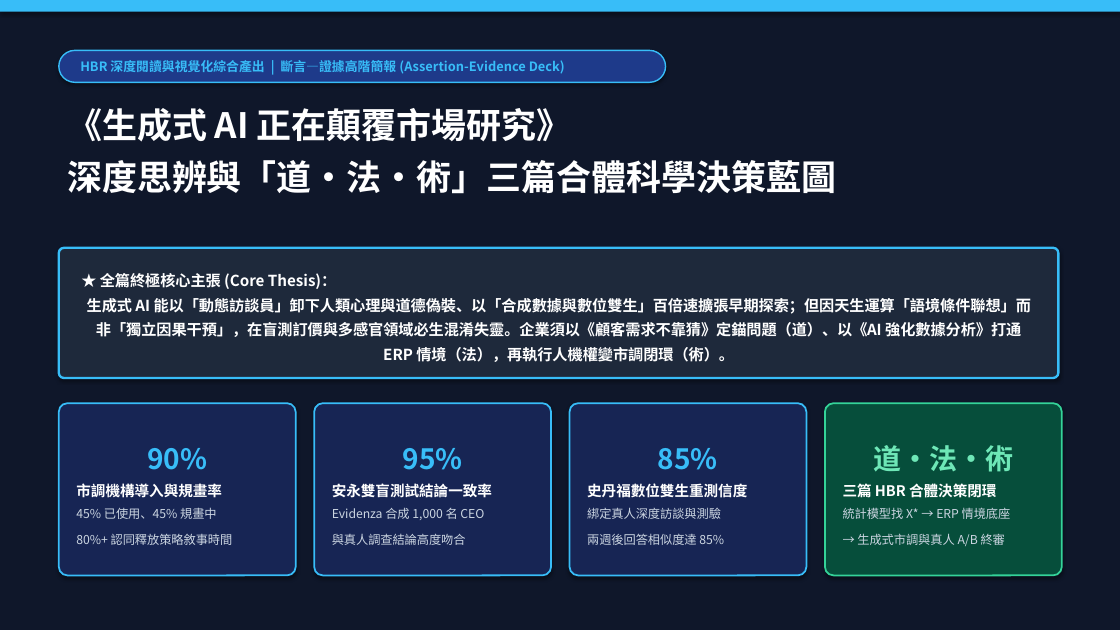
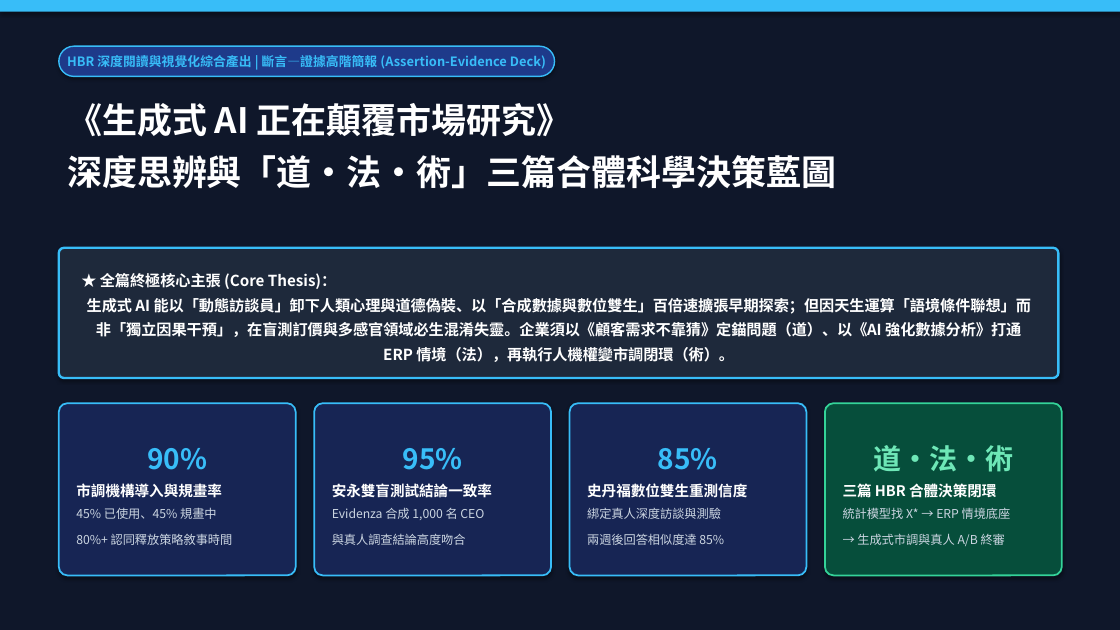
Before and after one commit to markyang20040112-source/deep-reading-and-visual-synthesis, a slide deck: slide 1 of reading_sessions/20261031_生成式AI顛覆市場研究/02_outputs/生成式AI顛覆市場研究_深度思辨與三篇合體簡報.pptx. Drawn at 1120x630 pixels with LibreOffice and Linux fonts; fonts in the diff are those of the drawing. Boxes give left, top, right and bottom in pixels: in the first picture for what was removed or moved away, otherwise in the second. Text is boxed around its words. In the diff, an @@ line names an element or a change of style, - is before the commit and + after.

```diff
--- a/reading_sessions/20261031_生成式AI顛覆市場研究/02_outputs/生成式AI顛覆市場研究_深度思辨與三篇合體簡報.pptx
+++ b/reading_sessions/20261031_生成式AI顛覆市場研究/02_outputs/生成式AI顛覆市場研究_深度思辨與三篇合體簡報.pptx
@@ rounded rectangle "HBR 深度閱讀與視覺化綜合產出 | 斷言—證據高階簡報 (Assertion-Evidence ...": place and size @@
-rounded rectangle "HBR 深度閱讀與視覺化綜合產出 | 斷言—證據高階簡報 (Assertion-Evidence ..." at box(59, 50, 665, 82)
+rounded rectangle "HBR 深度閱讀與視覺化綜合產出 | 斷言—證據高階簡報 (Assertion-Evidence ..." at box(59, 46, 555, 76)
@@ rounded rectangle "HBR 深度閱讀與視覺化綜合產出 | 斷言—證據高階簡報 (Assertion-Evidence ..." at box(59, 46, 555, 76): alignment left to centre @@
@@ text "《生成式 AI 正在顛覆市場研究》 深度思辨與「道・法・術」三篇合體科學決策藍圖": place and size @@
-text "《生成式 AI 正在顛覆市場研究》 深度思辨與「道・法・術」三篇合體科學決策藍圖" at box(67, 108, 837, 194)
+text "《生成式 AI 正在顛覆市場研究》 深度思辨與「道・法・術」三篇合體科學決策藍圖" at box(67, 103, 837, 189)
```
Also in this commit, not shown: 9 other slides changed, 10 other files.
